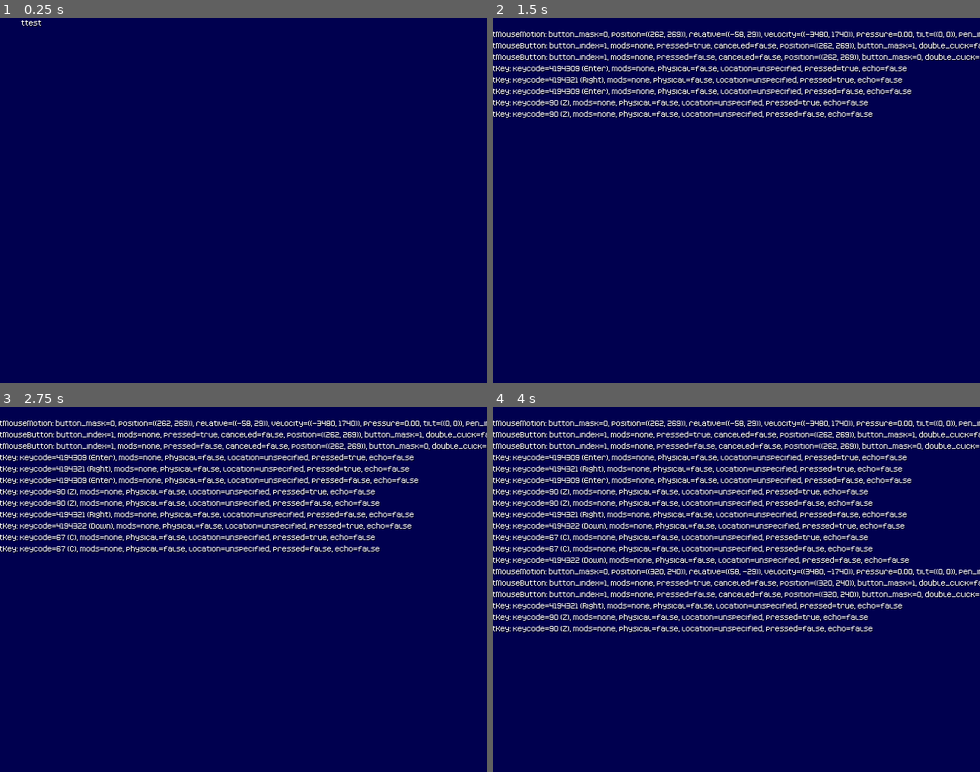
Above: before the commit, frames 1-4 (two rows, left to right).
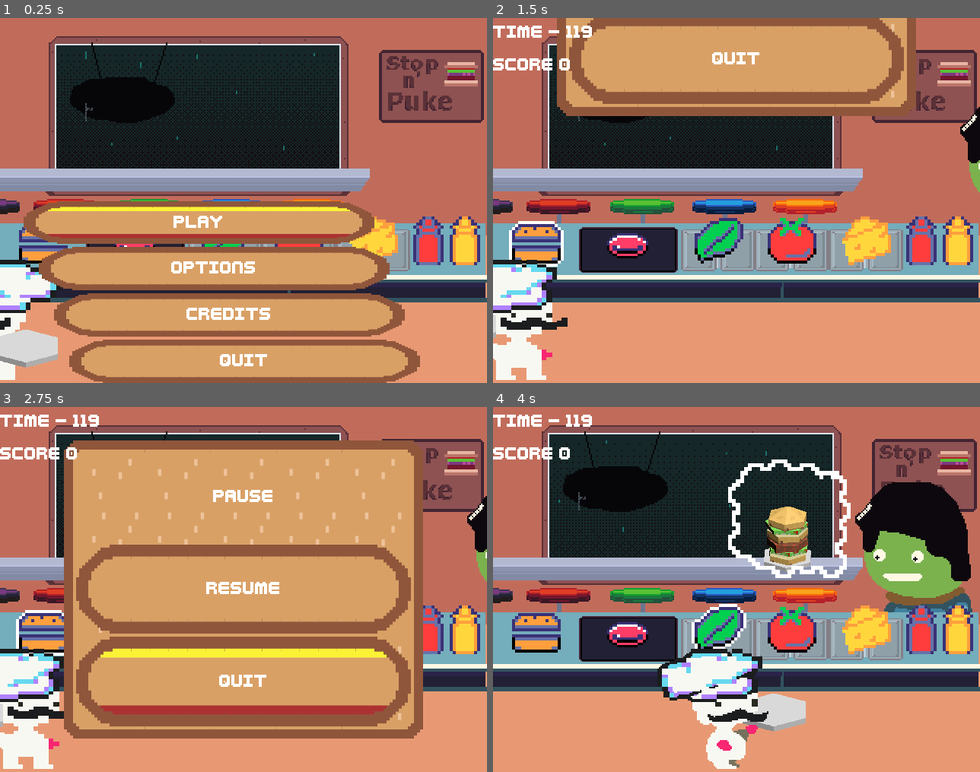
Above: after the commit, the same moments.

Repository: LettucePie/burgert
Game: Godot game, scene res://scenes/play.tscn
Same seed, same stepped clock (60 frames per second), same inputs: the game is played once before the commit and once after it.
Inputs (mouse positions are in pixels of both pictures, inside the frame that each line leads up to):
- Up to frame 1 (0.25 s): no input
- Up to frame 2 (1.5 s): click (692, 222) at 0.5 s, where only the run after the commit has a clickable "Play"; tap Enter (menu) at 1.25 s; hold Right (right) from 1.28 s (still down); tap Z (confirm) at 1.35 s
- Up to frame 3 (2.75 s): release Right (right) at 2.03 s; hold Down (down) from 2.03 s (still down); tap C (special1) at 2.1 s
- Up to frame 4 (4 s): release Down (down) at 2.75 s; click (736, 589) at 2.75 s, where only the run after the commit has a clickable "RESUME"; hold Right (right) from 3.53 s (still down); tap Z (confirm) at 3.6 s

The runs differ from the first frame. In frame 1, 100% of the frame differs, in the area x 0-100%, y 0-100%; in frame 2, 100%; in frame 3, 100%; in frame 4, 99%.

Commit message:
fixed portmaster doubleinputs

Diff:
--- a/scenes/play.gd
+++ b/scenes/play.gd
@@ -103,13 +103,20 @@
 	apply_settings()
 
 
-func _clear_joystick_inputs():
+func _clear_joypad_inputs():
 	var actions = InputMap.get_actions()
+	var events = []
 	for a in actions:
-		var events = InputMap.action_get_events(a)
-		for e in events:
-			if e is InputEventJoypadMotion:
-				InputMap.action_erase_event(a, e)
+		events.append(InputMap.action_get_events(a))
+		InputMap.action_erase_events(a)
+	for i in actions.size():
+		var action = actions[i]
+		var action_events = events[i]
+		for ae in action_events:
+			if ae is InputEventKey:
+				InputMap.action_add_event(action, ae)
+	for a in actions:
+		print(a, " | ", InputMap.action_get_events(a))
 
 
 func _ready():
@@ -119,8 +126,9 @@
 		_load_settings()
 	else:
 		_default_settings()
-	if OS.has_feature("portmaster"):
-		_clear_joystick_inputs()
+	#if OS.has_feature("portmaster"):
+	_clear_joypad_inputs()
+	_clear_joypad_inputs()
 	if $Inputtesting.visible:
 		game_scene.queue_free()
 		main_menu.queue_free()
--- a/scenes/play.tscn
+++ b/scenes/play.tscn
@@ -32,6 +32,7 @@
 tracks = Array[AudioStreamMP3]([ExtResource("5_lvl06"), ExtResource("6_qxwcy"), ExtResource("7_m0cnl")])
 
 [node name="Inputtesting" parent="." instance=ExtResource("10_u2c8s")]
+visible = false
 
 [connection signal="game_finished" from="Game" to="." method="_on_game_game_finished"]
 [connection signal="game_over" from="Game" to="." method="_on_game_game_over"]
Not shown, changed: exports/portmaster/arm64/burgert.pck
Not shown, changed: exports/portmaster/burgert/burgert/burgert.pck
